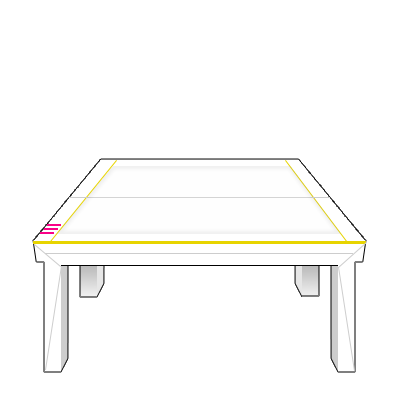
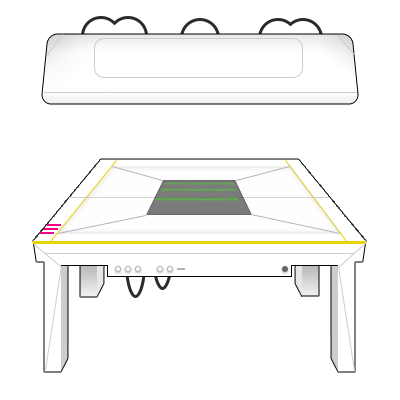
Two versions of the same layered image (400px x 400px). Layer-by-layer changes:
added group "LEvel 2" with 21 layers above "Ebene 2" over (x1=42, y1=16, x2=358, y2=298)
added layer "Rechteck 4" in group "LEvel 2" over (x1=177, y1=268, x2=185, y2=270)
added layer "Ellipse 1 Kopie 6" in group "LEvel 2" over (x1=282, y1=266, x2=288, y2=272)
added layer "Ellipse 1 Kopie 5" in group "LEvel 2" over (x1=167, y1=266, x2=173, y2=272)
added layer "Ellipse 1 Kopie 3" in group "LEvel 2" over (x1=157, y1=266, x2=163, y2=272)
added layer "Ellipse 1 Kopie 2" in group "LEvel 2" over (x1=135, y1=266, x2=141, y2=272)
added layer "Ellipse 1 Kopie" in group "LEvel 2" over (x1=125, y1=266, x2=131, y2=272)
added layer "Ellipse 1" in group "LEvel 2" over (x1=115, y1=266, x2=121, y2=272)
added layer "Rechteck 3" in group "LEvel 2" over (x1=107, y1=265, x2=292, y2=277)
added layer "Form 17" in group "LEvel 2" over (x1=236, y1=166, x2=290, y2=181)
added layer "Form 16" in group "LEvel 2" over (x1=251, y1=214, x2=340, y2=234)
added layer "Form 15" in group "LEvel 2" over (x1=112, y1=166, x2=163, y2=181)
added layer "Form 14" in group "LEvel 2" over (x1=58, y1=215, x2=146, y2=234)
added layer "Lorem ipsum dolor sit amet, consectetur adipiscing elit, sed do" (38%) in group "LEvel 2" over (x1=153, y1=182, x2=240, y2=203)
added layer "Ellipse 2 Kopie" (83%) in group "LEvel 2" over (x1=125, y1=265, x2=173, y2=298)
added layer "Ebene 4" (72%) in group "LEvel 2" over (x1=146, y1=180, x2=252, y2=215)
added layer "Abgerundetes Rechteck 2" in group "LEvel 2" over (x1=94, y1=38, x2=303, y2=78)
added layer "Form 13" in group "LEvel 2" over (x1=337, y1=35, x2=355, y2=55)
added layer "Form 12" in group "LEvel 2" over (x1=46, y1=34, x2=63, y2=57)
added layer "Form 11" in group "LEvel 2" over (x1=44, y1=92, x2=357, y2=93)
added layer "Abgerundetes Rechteck 1" in group "LEvel 2" over (x1=42, y1=34, x2=358, y2=104)
added layer "Ellipse 1 Kopie 4" (83%) in group "LEvel 2" over (x1=81, y1=16, x2=323, y2=58)
